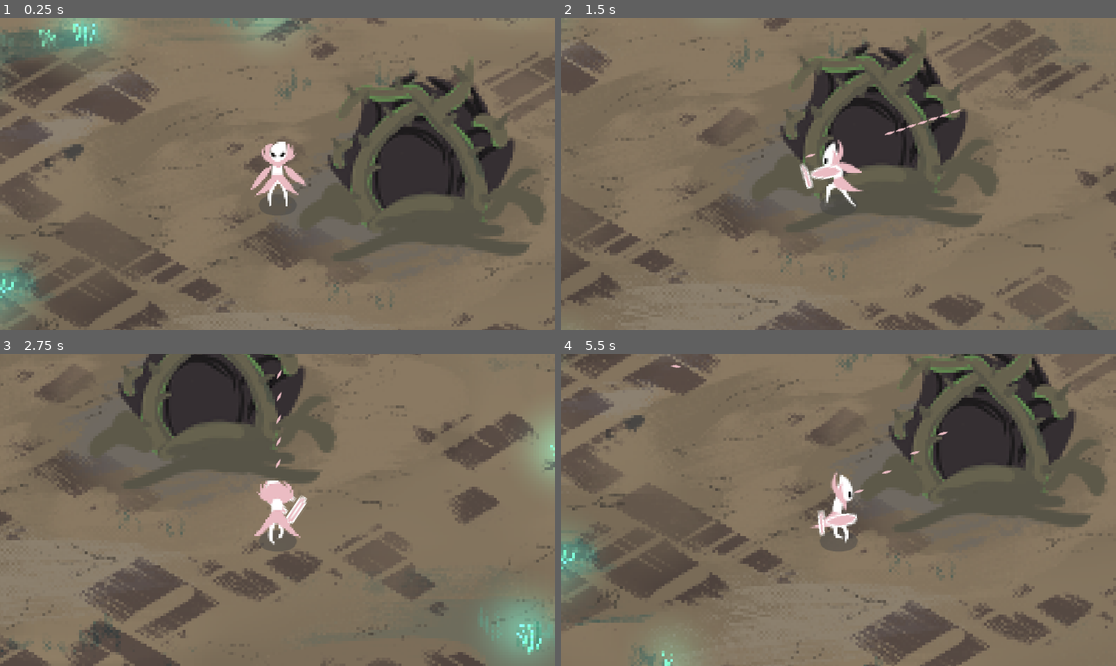
Above: before the commit, frames 1-4 (two rows, left to right).
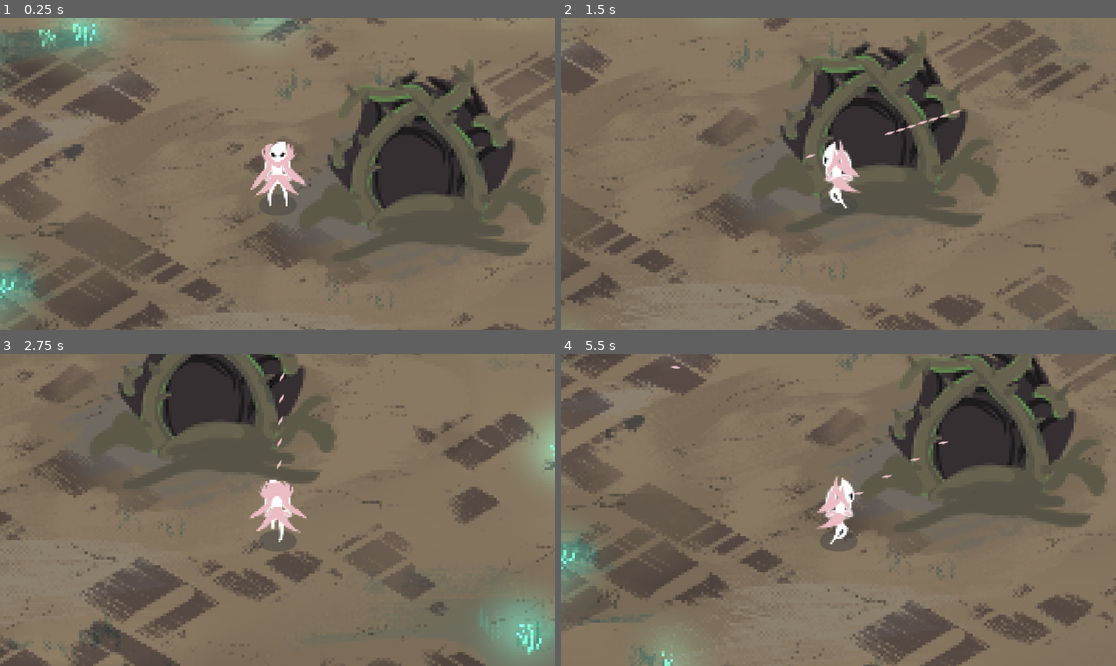
Above: after the commit, the same moments.

Repository: Drakatoa/CamelliaGameJam
Game: Godot game, scene res://node_2d.tscn
The game is run twice, just before and just after one commit, with the same random seed, the same clock (stepped at 60 frames per second) and the same inputs.
Inputs (mouse positions are in pixels of both pictures, inside the frame that each line leads up to):
- Up to frame 1 (0.25 s): no input
- Up to frame 2 (1.5 s): tap Enter at 0.5 s; move the mouse to (960, 158) at 0.52 s; press the mouse at (960, 158) at 0.53 s; hold Right (ui_right) 0.53-1.28 s; move the mouse to (727, 189) at 1.27 s; release the mouse at (727, 189) at 1.28 s; hold Down (ui_down) from 1.28 s (still down); click (727, 189) at 1.35 s
- Up to frame 3 (2.75 s): move the mouse to (333, 441) at 2.02 s; release Down (ui_down) at 2.03 s; press the mouse at (333, 441) at 2.03 s; hold Right (ui_right) from 2.03 s (still down)
- Up to frame 4 (5.5 s): move the mouse to (810, 572) at 2.77 s; release Right (ui_right) at 2.78 s; release the mouse at (810, 572) at 2.78 s; hold Up (ui_up) 2.78-3.53 s; click (810, 572) at 2.85 s; move the mouse to (1005, 556) at 3.52 s; press the mouse at (1005, 556) at 3.53 s; hold Left (ui_left) 3.53-5.03 s; move the mouse to (672, 463) at 4.27 s; release the mouse at (672, 463) at 4.28 s; click (672, 463) at 4.35 s; move the mouse to (866, 510) at 5.02 s; press the mouse at (866, 510) at 5.03 s; hold Down (ui_down) from 5.03 s (still down)

The runs differ from the first frame. In frame 1, 0.1% of the frame differs, in the area x 47-53%, y 42-53%; in frame 2, 0.8%; in frame 3, 0.8%; in frame 4, 0.9%, in the area x 19-70%, y 3-62%.

Commit message:
maybe fix?

Diff:
--- a/CharacterBody2D.gd
+++ b/CharacterBody2D.gd
@@ -11,8 +11,7 @@
 
 # Shooting constants
 @export var ability_scene = preload("res://Ability.gd")  # Load the Ability script
-@onready var protagonist = $Protagonist
-@onready var handshooting = $handshooting
+@onready var animated_sprite = $Protagonist
 
 # Variables
 var target_zoom = Vector2(1, 1)  # The zoom level we are transitioning to
@@ -22,23 +21,33 @@
 var shoot_timer = 0.0
 
 func _ready():
+
+	# Initialize the ability
 	ability = ability_scene.new()
 	add_child(ability)
 
 func _physics_process(delta):
+	# Player movement
+	#print(self.velocity)
+	#print(Vector2.ZERO)
+	#print("Velocity:", self.velocity)
+	#print("Length:", self.velocity.length())
+	#print("Current animation:", $AnimatedSprite2D.animation)
+	# Calculate the angle between the character and the mouse
 	var mouse_position = get_global_mouse_position()
 	var angle_to_mouse = (mouse_position - global_position).angle()
-	if self.velocity.length() < 0.1 and not is_shooting:
+	# Determine direction based on the angle
+	if self.velocity.length() < 0.1:  # If the character is not moving
 		if dir == "right":
-			protagonist.animation = "right_idle"
+			$Protagonist.animation = "right_idle"
 		elif dir == "left":
-			protagonist.animation = "left_idle"
+			$Protagonist.animation = "left_idle"
 		elif dir == "up":
-			protagonist.animation = "up_idle"
+			$Protagonist.animation = "up_idle"
 		else:
-			protagonist.animation = "idle"
-		protagonist.play()
-	elif not is_shooting:  # If the character is moving
+			$Protagonist.animation = "idle"
+		$Protagonist.play()
+	else:  # If the character is moving
 		if angle_to_mouse > -PI / 4 and angle_to_mouse <= PI / 4:
 			play_animation("run_right")
 			dir = "right"
@@ -64,68 +73,48 @@
 	$Camera2D.zoom = $Camera2D.zoom.lerp(target_zoom, ZOOM_SMOOTHNESS * delta)
 
 	# Shooting logic
-	handshooting.rotation = angle_to_mouse+135
-	var shoot_direction = ""
-	if angle_to_mouse > -PI / 4 and angle_to_mouse <= PI / 4:
-		shoot_direction = "right"
-		handshooting.position.x = 2.5
-		handshooting.position.y = 10
-		handshooting.z_index = 3
-	elif angle_to_mouse > PI / 4 and angle_to_mouse <= 3 * PI / 4:
-		shoot_direction = "down"
-		handshooting.position.x = 2
-		handshooting.position.y = 9.5
-		handshooting.z_index = 3
-	elif angle_to_mouse > -3 * PI / 4 and angle_to_mouse <= -PI / 4:
-		shoot_direction = "up"
-		handshooting.position.x = .5
-		handshooting.position.y = -12
-		handshooting.z_index = 1
-	else:
-		shoot_direction = "left"
-		handshooting.position.x = -12.5
-		handshooting.position.y = -1
-		handshooting.z_index = 3
 	if Input.is_action_pressed("shoot"):
 		if shoot_timer <= 0.0:  # Only shoot if timer allows
-			is_shooting = true
-			protagonist.animation = "shooting_" + shoot_direction
-			protagonist.play()
-
-			handshooting.animation = "shoot_" + shoot_direction
-			handshooting.play()
-
-			shoot_projectile(mouse_position)
+			shoot_projectile()
 			shoot_timer = ability.cooldown_time  # Reset the cooldown timer
 	else:
 		is_shooting = false  # Reset shooting state when button is released
-		handshooting.animation = "default"
-		handshooting.play()
 
 	# Decrease the shoot timer
 	if shoot_timer > 0.0:
 		shoot_timer -= delta
 
 func play_animation(animation_name: String):
-	if protagonist.animation != animation_name:
-		protagonist.animation = animation_name
-		protagonist.play()
+	if $Protagonist.animation != animation_name:
+		$Protagonist.animation = animation_name
+		$Protagonist.play()
 
 func _input(event):
+	# Zooming with mouse wheel
 	if event is InputEventMouseButton:
 		if event.is_pressed():
 			if event.button_index == MOUSE_BUTTON_WHEEL_DOWN:
+				# Zoom in
 				target_zoom -= Vector2(ZOOM_SPEED, ZOOM_SPEED)
 			elif event.button_index == MOUSE_BUTTON_WHEEL_UP:
+				# Zoom out
 				target_zoom += Vector2(ZOOM_SPEED, ZOOM_SPEED)
 
+			# Clamp the target zoom to stay within limits
 			target_zoom.x = clamp(target_zoom.x, MIN_ZOOM, MAX_ZOOM)
 			target_zoom.y = clamp(target_zoom.y, MIN_ZOOM, MAX_ZOOM)
 
-func shoot_projectile(mouse_position):
+	## Start shooting when "shoot" is pressed
+	#if Input.is_action_pressed("shoot"):
+		#is_shooting = true
+	## Stop shooting when "shoot" is released
+	#if Input.is_action_released("shoot"):
+		#is_shooting = false
+
+func shoot_projectile():
 	# Spawn position is slightly in front of the player
 	if ability.can_use:
 		var spawn_position = global_position + Vector2(0, -10)  # Adjust as needed
-		#var mouse_position = get_global_mouse_position()
-		var direction = (mouse_position - global_position).normalized()  # Direction towards the mouse
+		var mouse_position = get_global_mouse_position()
+		var direction = mouse_position - global_position  # Direction towards the mouse
 		ability.use_ability(self, spawn_position, direction)
--- a/Projectile.gd
+++ b/Projectile.gd
@@ -2,17 +2,23 @@
 
 @export var speed = 500  # Projectile speed
 @export var lifetime = 2.0  # Time before it disappears
-
+@export var tilemap_path: NodePath = NodePath("/root/Node2D/TileMap") # Export a NodePath variable
+var tilemap: TileMap
 var direction = Vector2.ZERO  # Direction the projectile travels in
-
-@export var tilemap_path: NodePath
-var tilemap: TileMap
 
 # Load the TileMap script to access its properties
 var tilemap_script = preload("res://tile_map.gd")
 
 func _ready():
-	tilemap = get_node(tilemap_path) as TileMap
+	if has_node(tilemap_path):
+		tilemap = get_node(tilemap_path) as TileMap
+		if tilemap:
+			print("TileMap loaded successfully.")
+		else:
+			print("TileMap path is correct but node is not a TileMap.")
+	else:
+		print("TileMap does not exist at path:", tilemap_path)
+
 	# Use await to remove the projectile after its lifetime
 	await get_tree().create_timer(lifetime).timeout
 	queue_free()
@@ -22,12 +28,12 @@
 	position += direction * speed * delta
 	if direction != Vector2.ZERO:
 		rotation = direction.angle()
+
 	# Check for collision with the TileMap
-	var tilemap = get_tree().root.find_child("TileMap", true)
-	if tilemap:
-		var grid_position = tilemap.world_to_map(position)  # Convert position to grid coordinates
-		# Use the imported layers enum
-		if tilemap.get_cell_source_id(tilemap_script.layers.level0, grid_position) != -1:
+	if tilemap and tilemap is TileMap:
+		var grid_position = tilemap.local_to_map(position)
+		if tilemap.get_cell_source_id(tilemap_script.layers.level0, grid_position) == -1:
+			print("it gone")
 			queue_free()
 
 func _on_body_entered(body):
--- a/character_body_2d.tscn
+++ b/character_body_2d.tscn
@@ -747,58 +747,6 @@
 "speed": 5.0
 }]
 
-[sub_resource type="Animation" id="Animation_j4pjm"]
-resource_name = "idle"
-tracks/0/type = "value"
-tracks/0/imported = false
-tracks/0/enabled = true
-tracks/0/path = NodePath("Protagonist:animation")
-tracks/0/interp = 1
-tracks/0/loop_wrap = true
-tracks/0/keys = {
-"times": PackedFloat32Array(0),
-"transitions": PackedFloat32Array(1),
-"update": 1,
-"values": [&"idle"]
-}
-
-[sub_resource type="Animation" id="Animation_ndwjm"]
-length = 0.001
-tracks/0/type = "value"
-tracks/0/imported = false
-tracks/0/enabled = true
-tracks/0/path = NodePath("Protagonist:animation")
-tracks/0/interp = 1
-tracks/0/loop_wrap = true
-tracks/0/keys = {
-"times": PackedFloat32Array(0),
-"transitions": PackedFloat32Array(1),
-"update": 1,
-"values": [&"idle"]
-}
-
-[sub_resource type="Animation" id="Animation_iwbx1"]
-resource_name = "up_idle"
-tracks/0/type = "value"
-tracks/0/imported = false
-tracks/0/enabled = true
-tracks/0/path = NodePath("Protagonist:animation")
-tracks/0/interp = 1
-tracks/0/loop_wrap = true
-tracks/0/keys = {
-"times": PackedFloat32Array(0),
-"transitions": PackedFloat32Array(1),
-"update": 1,
-"values": [&"up_idle"]
-}
-
-[sub_resource type="AnimationLibrary" id="AnimationLibrary_qtny5"]
-_data = {
-"RESET": SubResource("Animation_ndwjm"),
-"idle": SubResource("Animation_j4pjm"),
-"up_idle": SubResource("Animation_iwbx1")
-}
-
 [node name="CharacterBody2D" type="CharacterBody2D"]
 z_index = 1
 y_sort_enabled = true
@@ -810,7 +758,7 @@
 texture_filter = 1
 scale = Vector2(0.16, 0.16)
 sprite_frames = SubResource("SpriteFrames_ft136")
-animation = &"idle"
+animation = &"right_idle"
 
 [node name="CollisionShape2D" type="CollisionShape2D" parent="."]
 position = Vector2(0, 24)
@@ -827,8 +775,4 @@
 position = Vector2(0.5, -12)
 scale = Vector2(0.16, 0.16)
 sprite_frames = SubResource("SpriteFrames_a1agi")
-
-[node name="AnimationPlayer" type="AnimationPlayer" parent="."]
-libraries = {
-"": SubResource("AnimationLibrary_qtny5")
-}
+animation = &"shoot_down"
--- a/tile_map.gd
+++ b/tile_map.gd
@@ -12,10 +12,11 @@
 # Called when the node enters the scene tree for the first time.
 func _ready():
 	place_boundaries()
+	print(self.get_path())
 
 
 # Called every frame. 'delta' is the elapsed time since the previous frame.
-func _process(delta):
+func _process(_delta):
 	pass
 
 func place_boundaries():
Not shown: 1 places in character_body_2d.tscn that only renumber resources
